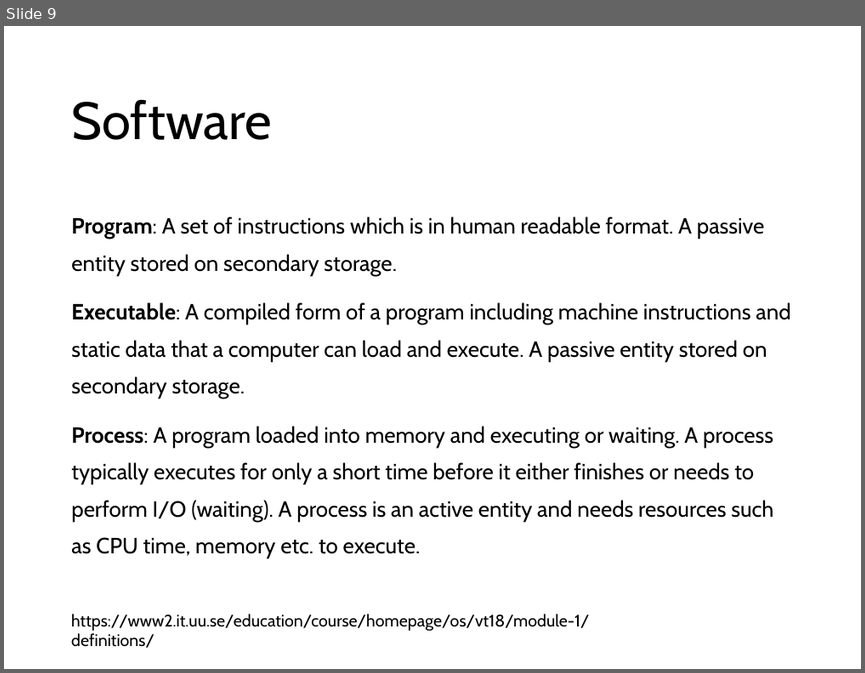
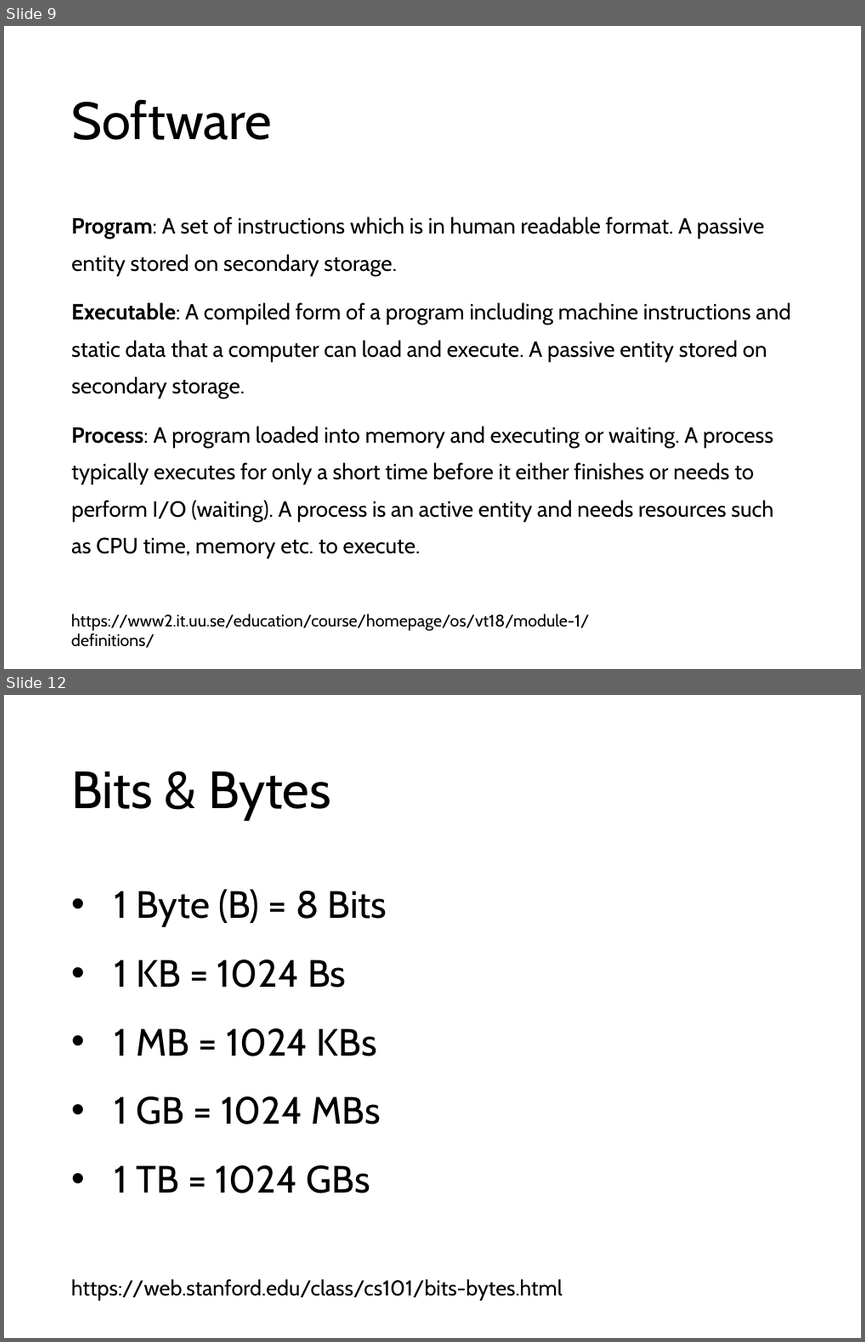
Before and after one commit to ihpar/bit_chem, a slide deck: lecture_notes/BIT_0.pptx. Shown one above the other, each under a label of ours: slide 9 before the commit, slides 9 and 12 after it; the slides between them are not shown. The pictures are 865x673 and 865x1342 pixels, drawn with LibreOffice and Linux fonts; fonts in the diff are those of the drawing. Boxes give left, top, right and bottom in pixels: in the first picture for what was removed or moved away, otherwise in the second. Text is boxed around its words. In the diff, an @@ line names an element or a change of style, - is before the commit and + after.

```diff
--- a/lecture_notes/BIT_0.pptx
+++ b/lecture_notes/BIT_0.pptx
@@ slide 12 added at (4, 695, 861, 1338), background #FFFFFF @@
@@ title added at (71, 771, 330, 820), 44 pt, text #000000 @@
+Bits & Bytes
@@ text added at (114, 889, 387, 1193), 32 pt, text #000000 @@
+• 1 Byte (B) = 8 Bits
+• 1 KB = 1024 Bs
+• 1 MB = 1024 KBs
+• 1 GB = 1024 MBs
+• 1 TB = 1024 GBs
@@ text added at (71, 1279, 562, 1300), 18 pt, text #000000 @@
+https://web.stanford.edu/class/cs101/bits-bytes.html
```
Also in this commit, not shown: 3 other slides added.
